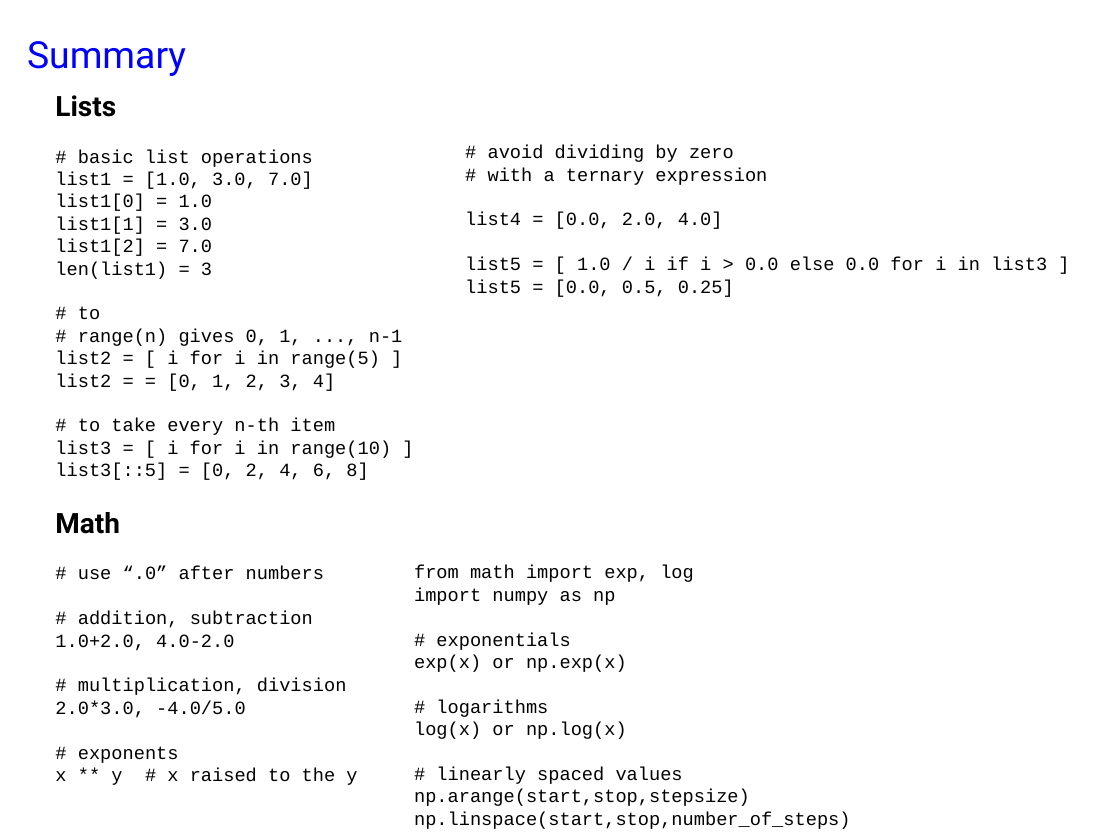
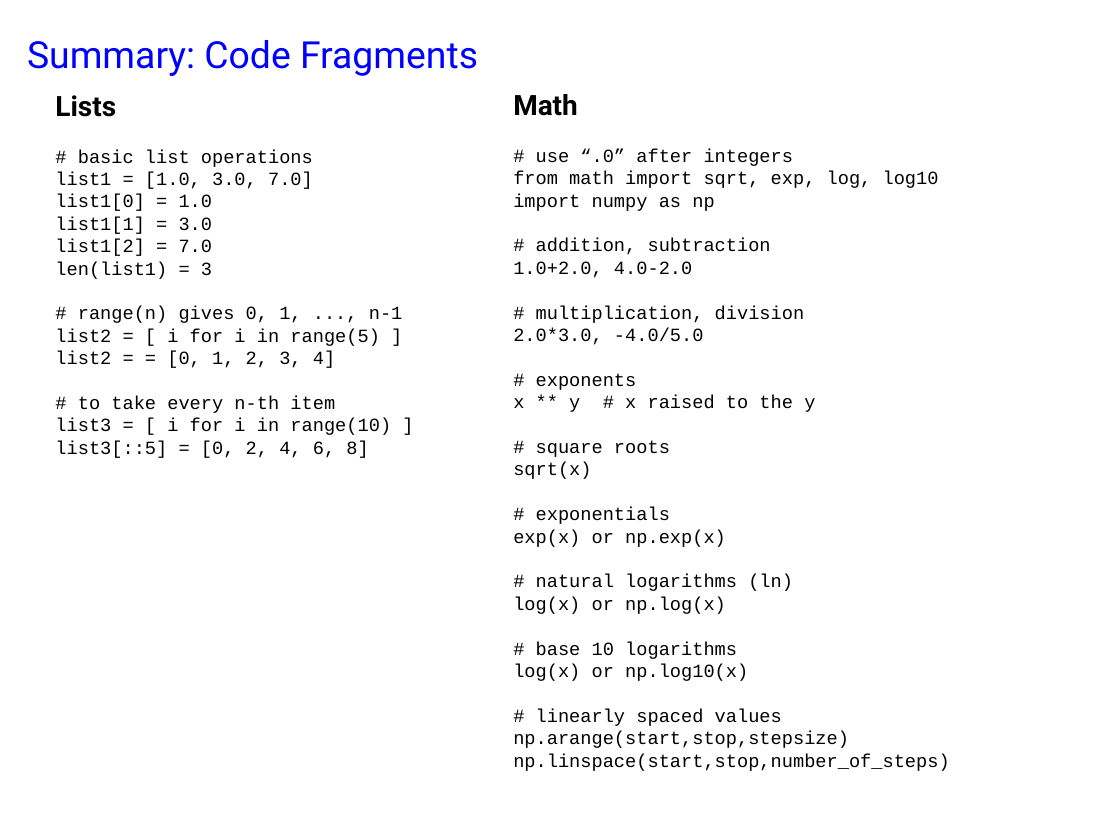
Before and after one commit to Lyle-zhang/practical_kinetics, a slide deck: slide 53 of exercise 1/Exercise 1.pptx (slide 46 before the commit). Drawn at 1120x840 pixels with LibreOffice and Linux fonts; fonts in the diff are those of the drawing. Boxes give left, top, right and bottom in pixels: in the first picture for what was removed or moved away, otherwise in the second. Text is boxed around its words. In the diff, an @@ line names an element or a change of style, - is before the commit and + after.

```diff
--- a/exercise 1/Exercise 1.pptx
+++ b/exercise 1/Exercise 1.pptx
@@ text at (x1=27, y1=40, x2=478, y2=76): text changed @@
-Summary
+Summary: Code Fragments
@@ text "Math" moved from (x1=55, y1=512, x2=357, y2=785) to (x1=513, y1=94, x2=949, y2=771) @@
@@ text removed at (x1=465, y1=145, x2=1047, y2=297) @@
-# avoid dividing by zero
-# with a ternary expression
-list4 = [0.0, 2.0, 4.0]
-list5 = [ 1.0 / i if i > 0.0 else 0.0 for i in list3 ]
-list5 = [0.0, 0.5, 0.25]
@@ text at (x1=513, y1=149, x2=939, y2=211): text changed @@
-# use “.0” after numbers
+# use “.0” after integers
+from math import sqrt, exp, log, log10
+import numpy as np
@@ text at (x1=78, y1=306, x2=100, y2=320): paragraph removed @@
-# to
@@ text at (x1=513, y1=440, x2=949, y2=771): paragraphs added @@
+# square roots
+sqrt(x)
+# exponentials
+exp(x) or np.exp(x)
+# natural logarithms (ln)
+log(x) or np.log(x)
+# base 10 logarithms
+log(x) or np.log10(x)
+# linearly spaced values
+np.arange(start,stop,stepsize)
+np.linspace(start,stop,number_of_steps)
@@ text removed at (x1=414, y1=565, x2=850, y2=829) @@
-from math import exp, log
-import numpy as np
-# exponentials
-exp(x) or np.exp(x)
-# logarithms
-log(x) or np.log(x)
-# linearly spaced values
-np.arange(start,stop,stepsize)
-np.linspace(start,stop,number_of_steps)
```
Also in this commit, not shown: 43 other slides changed, 10 slides added, 2 slides removed, 7 other files.
